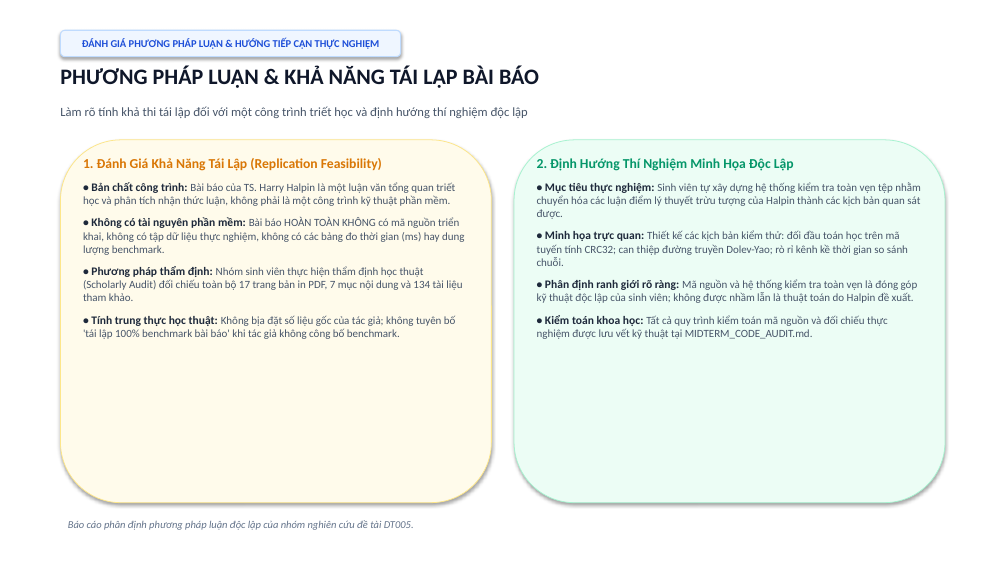
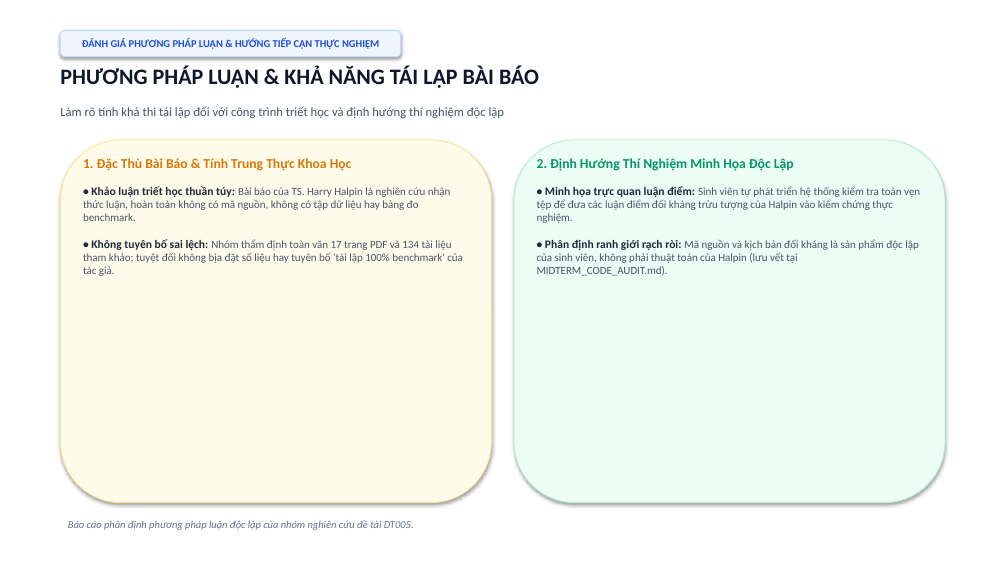
Before and after one commit to kietvo5924/ATBMHTTT_DT005_FileIntegrity, a slide deck: slide 10 of Bao_Cao_Giua_Ky_DT05_Final.pptx. Drawn at 1008x567 pixels with LibreOffice and Linux fonts; fonts in the diff are those of the drawing. Boxes give left, top, right and bottom in pixels: in the first picture for what was removed or moved away, otherwise in the second. Text is boxed around its words. In the diff, an @@ line names an element or a change of style, - is before the commit and + after.

```diff
--- a/Bao_Cao_Giua_Ky_DT05_Final.pptx
+++ b/Bao_Cao_Giua_Ky_DT05_Final.pptx
@@ text at [60,106,505,118]: text changed @@
-Làm rõ tính khả thi tái lập đối với một công trình triết học và định hướng thí nghiệm độc lập
+Làm rõ tính khả thi tái lập đối với công trình triết học và định hướng thí nghiệm độc lập
@@ text at [83,158,463,276]: text changed @@
-1. Đánh Giá Khả Năng Tái Lập (Replication Feasibility)
-• Bản chất công trình: Bài báo của TS. Harry Halpin là một luận văn tổng quan triết học và phân tích nhận thức luận, không phải là một công trình kỹ thuật phần mềm.
-• Không có tài nguyên phần mềm: Bài báo HOÀN TOÀN KHÔNG có mã nguồn triển khai, không có tập dữ liệu thực nghiệm, không có các bảng đo thời gian (ms) hay dung lượng benchmark.
-• Phương pháp thẩm định: Nhóm sinh viên thực hiện thẩm định học thuật (Scholarly Audit) đối chiếu toàn bộ 17 trang bản in PDF, 7 mục nội dung và 134 tài liệu tham khảo.
-• Tính trung thực học thuật: Không bịa đặt số liệu gốc của tác giả; không tuyên bố 'tái lập 100% benchmark bài báo' khi tác giả không công bố benchmark.
+1. Đặc Thù Bài Báo & Tính Trung Thực Khoa Học
+• Khảo luận triết học thuần túy: Bài báo của TS. Harry Halpin là nghiên cứu nhận thức luận, hoàn toàn không có mã nguồn, không có tập dữ liệu hay bảng đo benchmark.
+• Không tuyên bố sai lệch: Nhóm thẩm định toàn văn 17 trang PDF và 134 tài liệu tham khảo; tuyệt đối không bịa đặt số liệu hay tuyên bố 'tái lập 100% benchmark' của tác giả.
@@ text at [537,186,920,276]: text changed @@
-• Mục tiêu thực nghiệm: Sinh viên tự xây dựng hệ thống kiểm tra toàn vẹn tệp nhằm chuyển hóa các luận điểm lý thuyết trừu tượng của Halpin thành các kịch bản quan sát được.
-• Minh họa trực quan: Thiết kế các kịch bản kiểm thử: đối đầu toán học trên mã tuyến tính CRC32; can thiệp đường truyền Dolev-Yao; rò rỉ kênh kề thời gian so sánh chuỗi.
-• Phân định ranh giới rõ ràng: Mã nguồn và hệ thống kiểm tra toàn vẹn là đóng góp kỹ thuật độc lập của sinh viên; không được nhầm lẫn là thuật toán do Halpin đề xuất.
-• Kiểm toán khoa học: Tất cả quy trình kiểm toán mã nguồn và đối chiếu thực nghiệm được lưu vết kỹ thuật tại MIDTERM_CODE_AUDIT.md.
+• Minh họa trực quan luận điểm: Sinh viên tự phát triển hệ thống kiểm tra toàn vẹn tệp để đưa các luận điểm đối kháng trừu tượng của Halpin vào kiểm chứng thực nghiệm.
+• Phân định ranh giới rạch ròi: Mã nguồn và kịch bản đối kháng là sản phẩm độc lập của sinh viên, không phải thuật toán của Halpin (lưu vết tại MIDTERM_CODE_AUDIT.md).
```
Also in this commit, not shown: 1 other slide changed, 8 other files.
